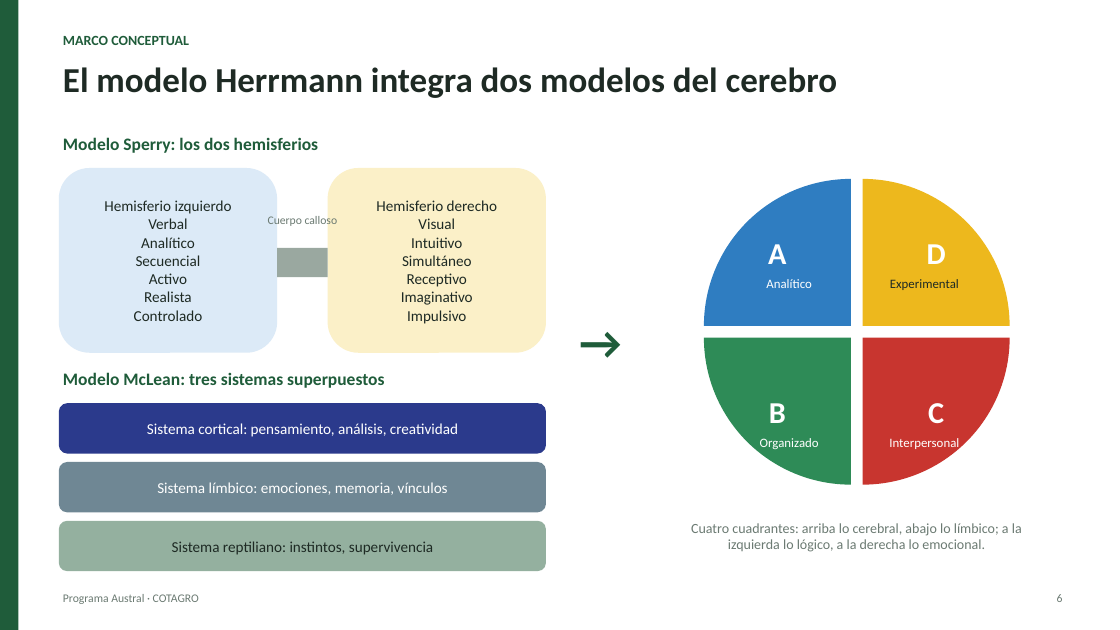
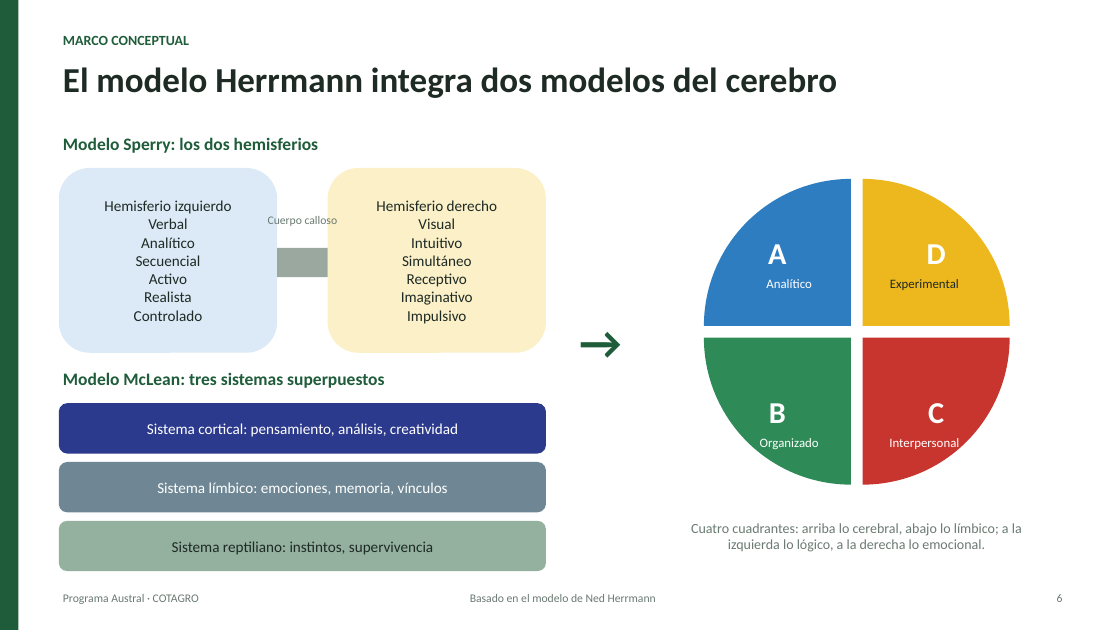
Before and after one commit to ferpreu-ai/49981083, a slide deck: slide 6 of Presentacion_Programa_Austral.pptx. Drawn at 1120x630 pixels with LibreOffice and Linux fonts; fonts in the diff are those of the drawing. Boxes give left, top, right and bottom in pixels: in the first picture for what was removed or moved away, otherwise in the second. Text is boxed around its words. In the diff, an @@ line names an element or a change of style, - is before the commit and + after.

```diff
--- a/Presentacion_Programa_Austral.pptx
+++ b/Presentacion_Programa_Austral.pptx
@@ text added at box(470, 594, 656, 602), 10 pt, text #6B7A72 @@
+Basado en el modelo de Ned Herrmann
```
Also in this commit, not shown: 4 other slides changed, 2 slides added.
